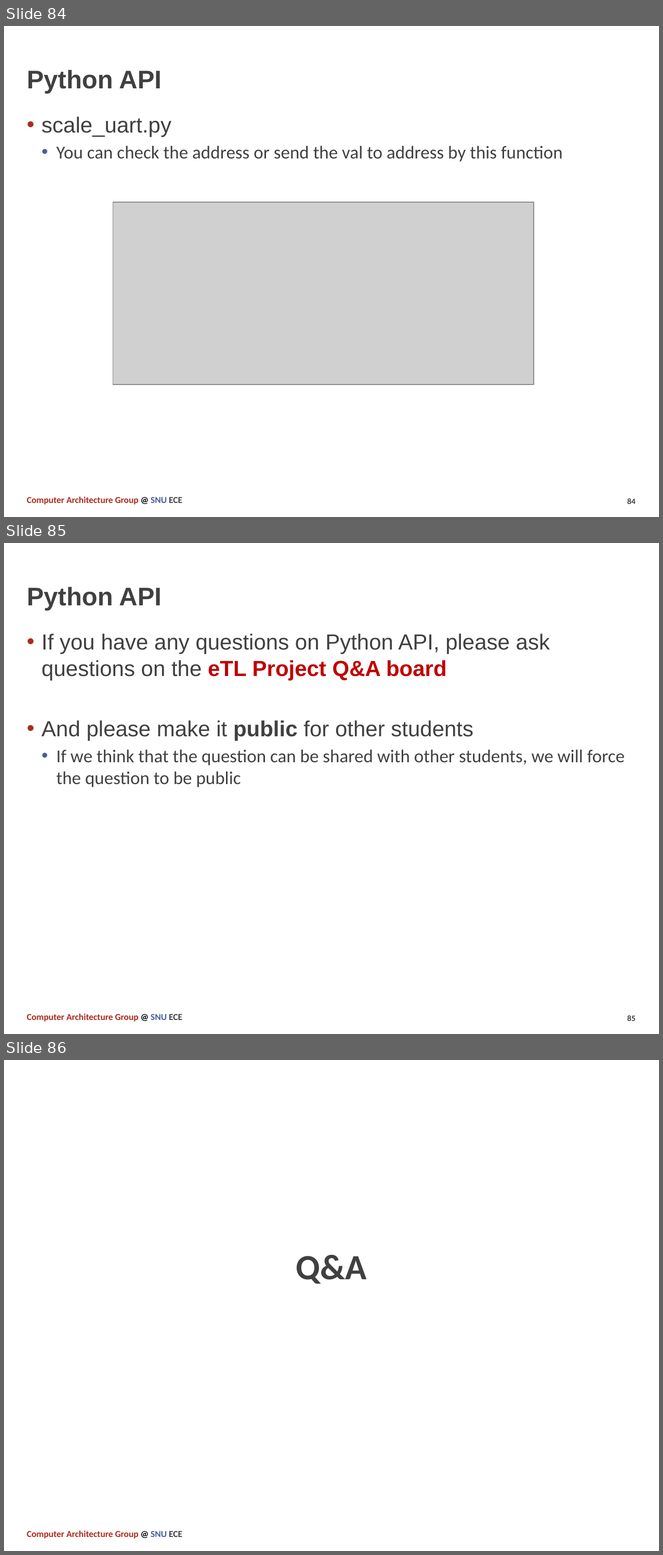
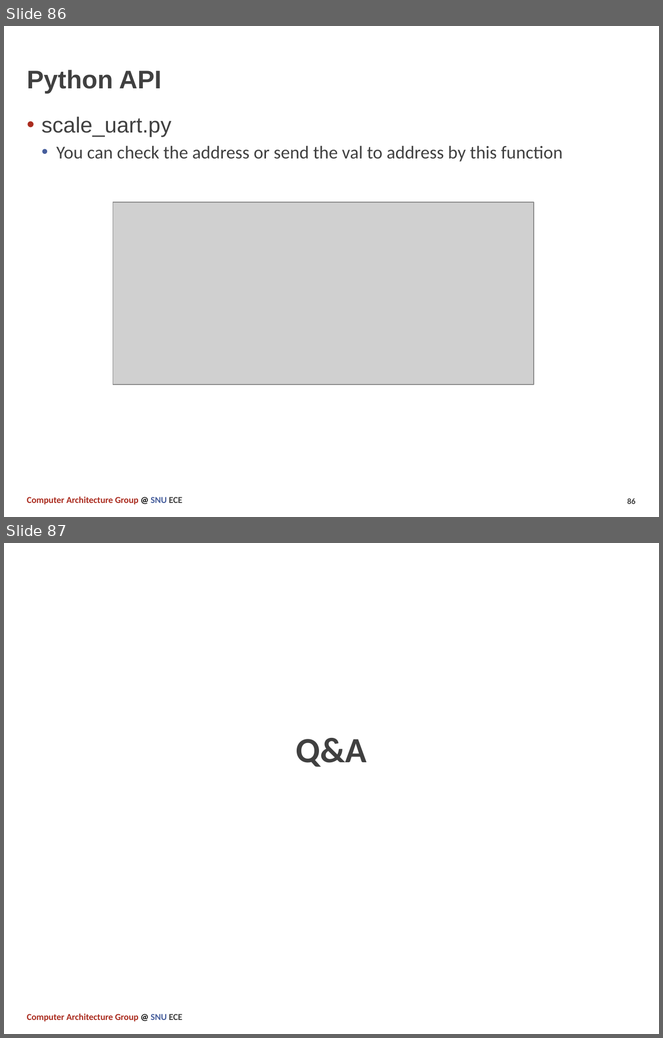
Before and after one commit to SNU-Comparch-Classes/ECE-315.A_2021_Fall_Final_Project, a slide deck: docs/Term_Project.pptx. Shown one above the other, each under a label of ours: slides 84, 85 and 86 before the commit, slides 86 and 87 after it. The pictures are 663x1555 and 663x1038 pixels, drawn with LibreOffice and Linux fonts; fonts in the diff are those of the drawing; grey boxes stand for pictures. Boxes give left, top, right and bottom in pixels: in the first picture for what was removed or moved away, otherwise in the second. Text is boxed around its words. In the diff, an @@ line names an element or a change of style, - is before the commit and + after.

```diff
--- a/docs/Term_Project.pptx
+++ b/docs/Term_Project.pptx
@@ slide 85 removed at bbox=[4, 543, 659, 1034], background #FFFFFF; not listed: 2 template elements that a slide beside it also shows @@
@@ title removed at bbox=[27, 587, 162, 611] @@
-Python API
@@ text removed at bbox=[41, 633, 625, 787] @@
-• If you have any questions on Python API, please ask questions on the eTL Project Q&A board
-• And please make it public for other students
-  • If we think that the question can be shared with other students, we will force the question to be public
@@ what was slide 84 is now slide 86 @@
@@ page number at bbox=[627, 499, 636, 504]: text changed @@
-84
+86
@@ what was slide 86 is now slide 87 @@
```
Also in this commit, not shown: 7 slides changed, 2 slides added.
